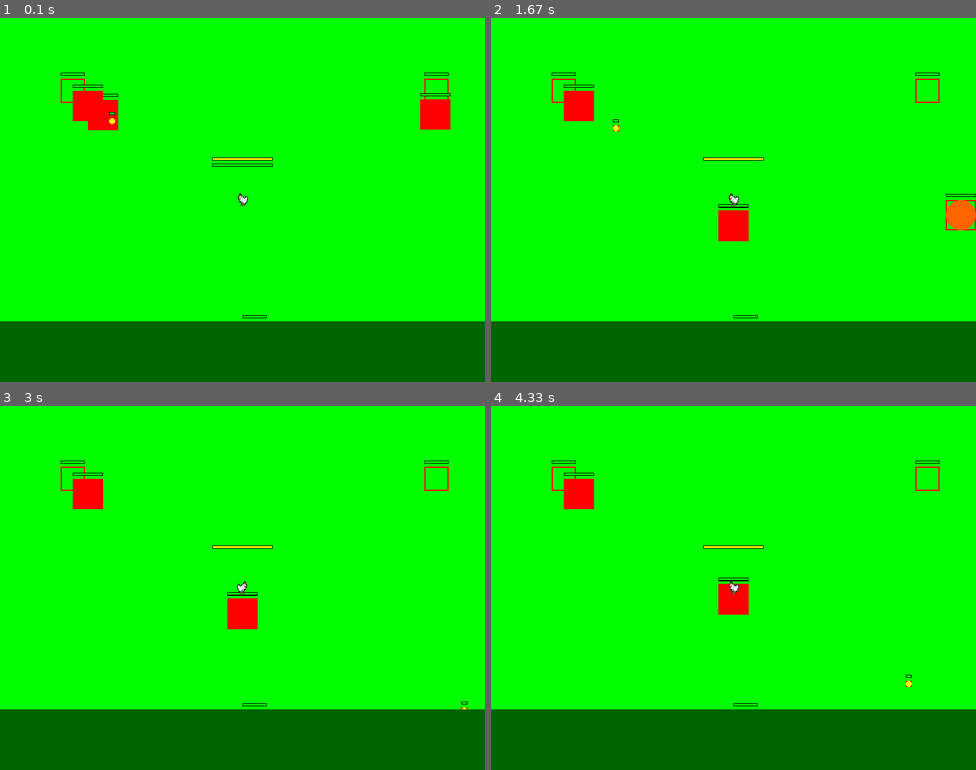
Above: before the commit, frames 1-4 (two rows, left to right).
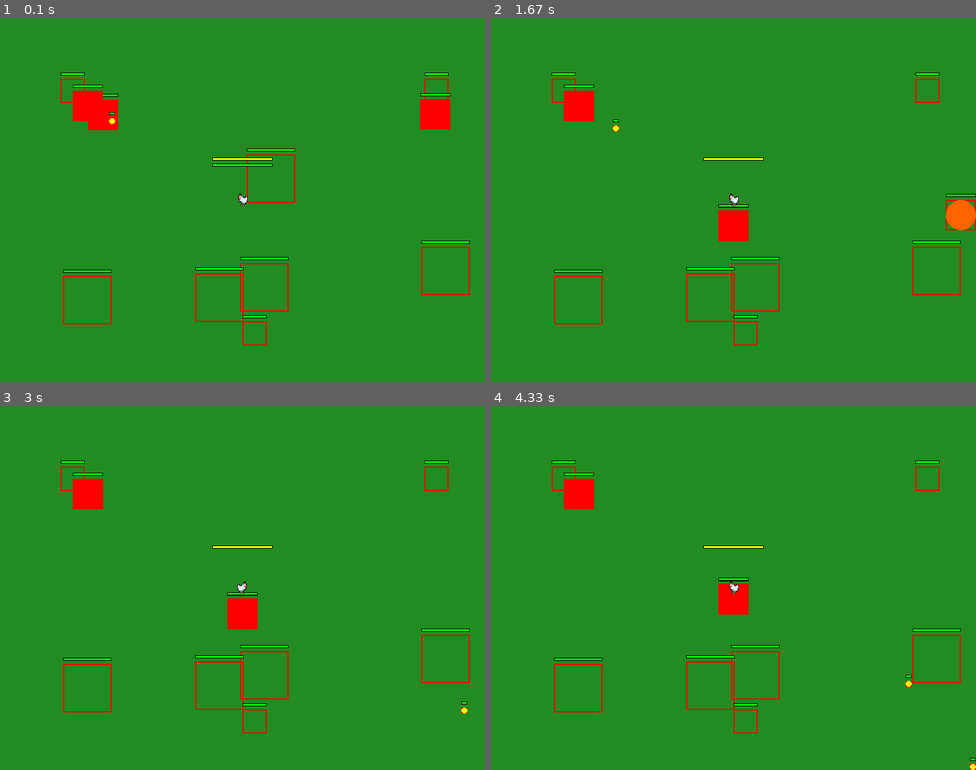
Above: after the commit, the same moments.

Repository: Zakihung/The-Chickening
Game: pygame game, started from main.py
Same seed, same stepped clock (60 frames per second), same inputs: the game is played once before the commit and once after it.
Inputs:
- Up to frame 1 (0.1 s): no input
- Up to frame 2 (1.67 s): tap L at 0.33 s; tap A at 0.67 s; hold Right 1-1.47 s
- Up to frame 3 (3 s): tap A at 1.83 s; hold Right 2.17-2.63 s; hold Left from 2.67 s (still down)
- Up to frame 4 (4.33 s): release Left at 3.2 s; hold Down 3.23-3.53 s; hold Left 3.57-3.97 s; tap D at 4 s

The runs differ from the first frame. In frame 1, 98% of the frame differs, in the area x 0-100%, y 0-100%; in frame 2, 98%; in frame 3, 98%; in frame 4, 98%.

Commit message:
Add maps with background and obstacles in level_manager

Diff:
--- a/modules/managers/level_manager.py
+++ b/modules/managers/level_manager.py
@@ -2,9 +2,12 @@
 import json
 import math
 import random
+
+import pygame
+
 from modules.entities.base_entity import BaseEntity
 from modules.entities.enemy import Enemy
-from modules.utils.constants import WAVE_COUNT_PER_LEVEL, SCREEN_WIDTH, SCREEN_HEIGHT
+from modules.utils.constants import WAVE_COUNT_PER_LEVEL, SCREEN_WIDTH, SCREEN_HEIGHT, IMAGES_PATH
 from modules.utils.helpers import rect_collision
 from modules.entities.boss import Boss
 
@@ -16,13 +19,15 @@
         """
         with open('data/levels.json', 'r', encoding="utf-8") as f:
             self.levels_data = json.load(f)['levels']
-        self.current_level = 0  # Bắt đầu level 1 (index 0)
+        self.current_level = 0
         self.current_wave = 0
-        self.enemies = []  # List all enemies
-        self.spawn_points = []  # List destructible spawns (BaseEntity hp)
-        self.wave_timer = 0  # Timer spawn wave
-        self.max_levels = len(self.levels_data)  # Total levels từ json
-        self.is_boss_level = False  # Flag boss every 5
+        self.enemies = []
+        self.spawn_points = []
+        self.obstacles = []           # ← Ở đây
+        self.wave_timer = 0
+        self.max_levels = len(self.levels_data)
+        self.is_boss_level = False
+        self.background_image = None  # ← Ở đây
         self.load_level(self.current_level)
 
     def load_level(self, level_id):
@@ -30,16 +35,64 @@
         level = next((l for l in self.levels_data if l['id'] == level_id + 1), None)
         if level:
             self.map_type = level['map_type']
-            self.background = level['background']
-            self.waves = level['waves'] if not self.is_boss_level else []  # No waves if boss
+            self.background = level.get('background', None)
+
+            # === PHẦN SỬA TẠI ĐÂY ===
+            bg_path = None
+            if self.background:
+                import os
+                bg_path = os.path.join(IMAGES_PATH, 'backgrounds', self.background)
+                if os.path.exists(bg_path):
+                    try:
+                        self.background_image = pygame.image.load(bg_path)
+                        self.background_image = pygame.transform.scale(self.background_image,
+                                                                       (SCREEN_WIDTH, SCREEN_HEIGHT))
+                    except pygame.error as e:
+                        print(f"Không load được background {bg_path}: {e}")
+                        self.background_image = None
+                else:
+                    print(f"Không tìm thấy file background: {bg_path}")
+                    self.background_image = None
+
+            # Fallback: Nếu không có ảnh → tạo surface màu xanh lá (farm) hoặc xám
+            if self.background_image is None:
+                self.background_image = pygame.Surface((SCREEN_WIDTH, SCREEN_HEIGHT))
+                if self.map_type == 'farm':
+                    self.background_image.fill((34, 139, 34))  # Xanh lá cây đồng cỏ
+                elif self.map_type == 'forest':
+                    self.background_image.fill((0, 100, 0))  # Xanh rừng
+                elif self.map_type == 'village':
+                    self.background_image.fill((139, 90, 43))  # Nâu đất làng
+                elif self.map_type == 'volcano':
+                    self.background_image.fill((100, 0, 0))  # Đỏ núi lửa
+                else:
+                    self.background_image.fill((50, 50, 50))
+
+            # === Kết thúc phần sửa ===
+
+            # Load obstacles dựa trên map_type (giữ nguyên code cũ của bạn)
+            self.obstacles.clear()
+            if self.map_type == 'farm':
+                for _ in range(5):
+                    obs = BaseEntity(random.randint(100, SCREEN_WIDTH - 100),
+                                     random.randint(100, SCREEN_HEIGHT - 100), 80, 80, hp=30)
+                    self.obstacles.append(obs)
+            elif self.map_type == 'forest':
+                for _ in range(12):
+                    obs = BaseEntity(random.randint(50, SCREEN_WIDTH - 50),
+                                     random.randint(50, SCREEN_HEIGHT - 50), 60, 60, hp=20)
+                    self.obstacles.append(obs)
+            # ... thêm các map khác nếu muốn
+
+            # Phần còn lại giữ nguyên
+            self.waves = level['waves'] if not self.is_boss_level else []
             self.spawn_points = [BaseEntity(sp['x'], sp['y'], 40, 40, hp=sp['hp']) for sp in level['spawn_points']]
-            self.boss_data = level['boss']  # None hoặc dict
+            self.boss_data = level['boss']
             self.current_wave = 0
             self.enemies.clear()
             if self.is_boss_level and self.boss_data:
-                # Spawn boss ngay nếu boss level
-                boss = Boss(SCREEN_WIDTH // 2, SCREEN_HEIGHT // 2, self.boss_data['type'])  # Spawn center
-                self.enemies.append(boss)  # Treat boss as enemy
+                boss = Boss(SCREEN_WIDTH // 2, SCREEN_HEIGHT // 2, self.boss_data['type'])
+                self.enemies.append(boss)
 
     def next_level(self):
         """Next level logic."""
@@ -52,6 +105,32 @@
 
     def update(self, delta_time, player):
         """Update waves, spawn enemies, check clear."""
+        # Update obstacles collision với attacks (similar spawns)
+        for obs in self.obstacles[:]:
+            if player.melee_hitbox and rect_collision(obs.rect, player.melee_hitbox):
+                obs.take_damage(player.melee_damage)
+            for proj in player.projectiles:
+                if rect_collision(obs.rect, proj.rect):
+                    obs.take_damage(proj.damage)
+                    if proj.type != 'bomb':
+                        proj.alive = False
+                if proj.type == 'bomb' and proj.exploded:
+                    dist = math.hypot(obs.rect.centerx - proj.rect.centerx, obs.rect.centery - proj.rect.centery)
+                    if dist <= proj.aoe_radius:
+                        obs.take_damage(proj.damage)
+            if obs.hp <= 0:
+                self.obstacles.remove(obs)
+                # Drop thóc placeholder if destructible
+
+        # Block movement: Check collision player/enemies with obstacles
+        for obs in self.obstacles:
+            if rect_collision(player.rect, obs.rect):
+                # Push back player (placeholder)
+                player.rect.move_ip(-player.direction.x * player.speed, -player.direction.y * player.speed)
+            for enemy in self.enemies:
+                if rect_collision(enemy.rect, obs.rect):
+                    enemy.rect.move_ip(-enemy.direction.x * enemy.speed, -enemy.direction.y * enemy.speed)
+
         # Spawn wave nếu timer hết và có spawns
         self.wave_timer -= delta_time
         if self.wave_timer <= 0 and self.current_wave < len(self.waves) and self.spawn_points:
@@ -99,6 +178,11 @@
 
     def draw(self, screen):
         """Draw enemies/spawns."""
+        # Draw bg first
+        if self.background_image:
+            screen.blit(self.background_image, (0, 0))
+        for obs in self.obstacles:
+            obs.draw(screen)  # Vẽ obs (rect xanh placeholder)
         for spawn in self.spawn_points:
             spawn.draw(screen)
         for enemy in self.enemies:
--- a/modules/screens/game_screen.py
+++ b/modules/screens/game_screen.py
@@ -32,10 +32,7 @@
             self.player.take_damage(0.1)  # Test HP giảm chậm
 
     def draw_background(self):
-        """Draw background và entities."""
-        self.screen.fill(self.background_color)
-        self.level_manager.draw(self.screen)
+        self.level_manager.draw(self.screen)  # Draw bg/obs/enemies/spawns
         self.player.draw(self.screen)
         for res in self.resources:
             res.draw(self.screen)
-        pygame.draw.rect(self.screen, (0, 100, 0), (0, SCREEN_HEIGHT - 100, SCREEN_WIDTH, 100))  # Grass placeholder
--- a/modules/utils/constants.py
+++ b/modules/utils/constants.py
@@ -38,6 +38,6 @@
 WAVE_COUNT_PER_LEVEL = 5  # Số wave tối thiểu mỗi màn
 
 # Paths (cho assets, sẽ dùng sau)
-ASSETS_PATH = "../assets/"
+ASSETS_PATH = "assets/"
 IMAGES_PATH = ASSETS_PATH + "images/"
 SOUNDS_PATH = ASSETS_PATH + "sounds/"
